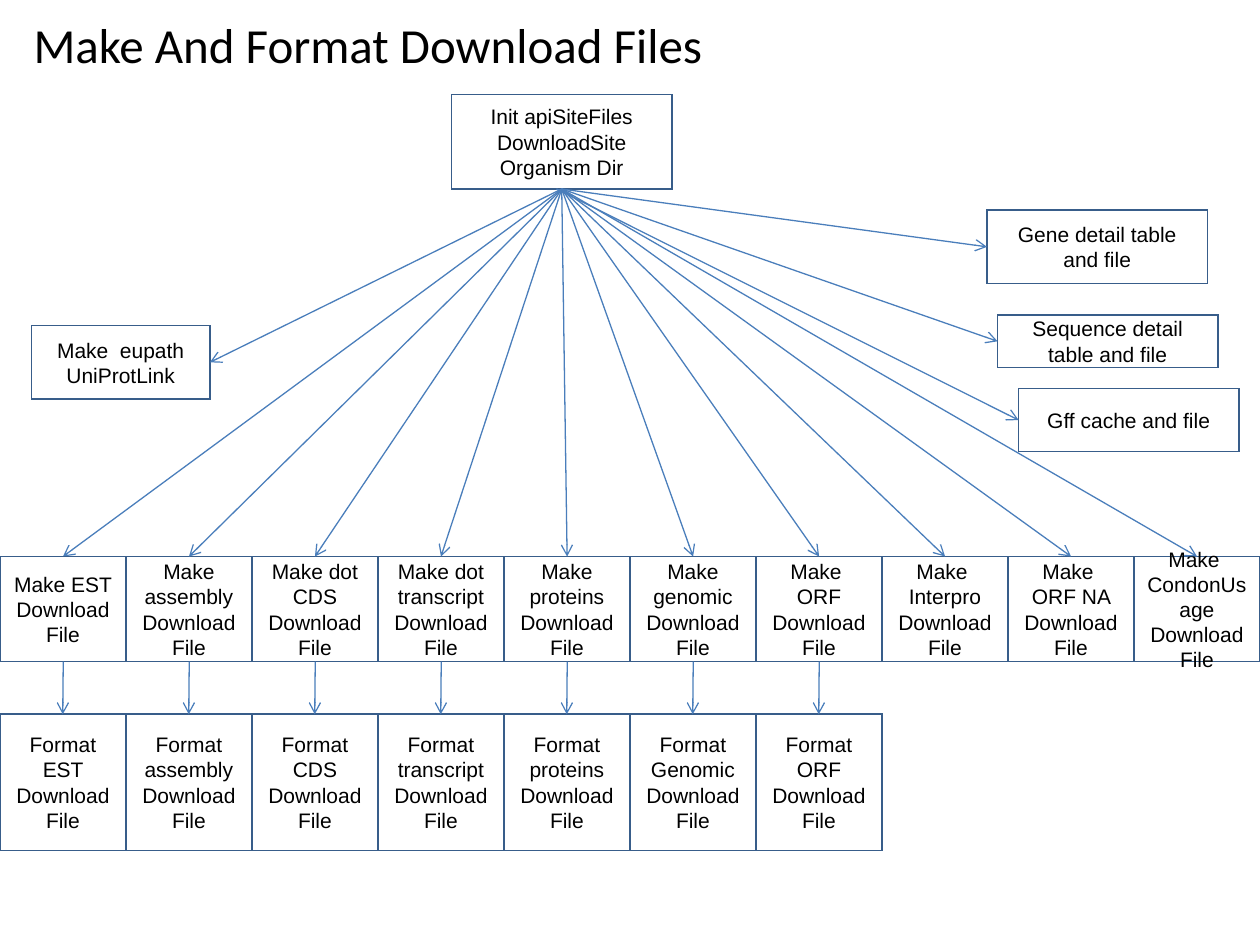
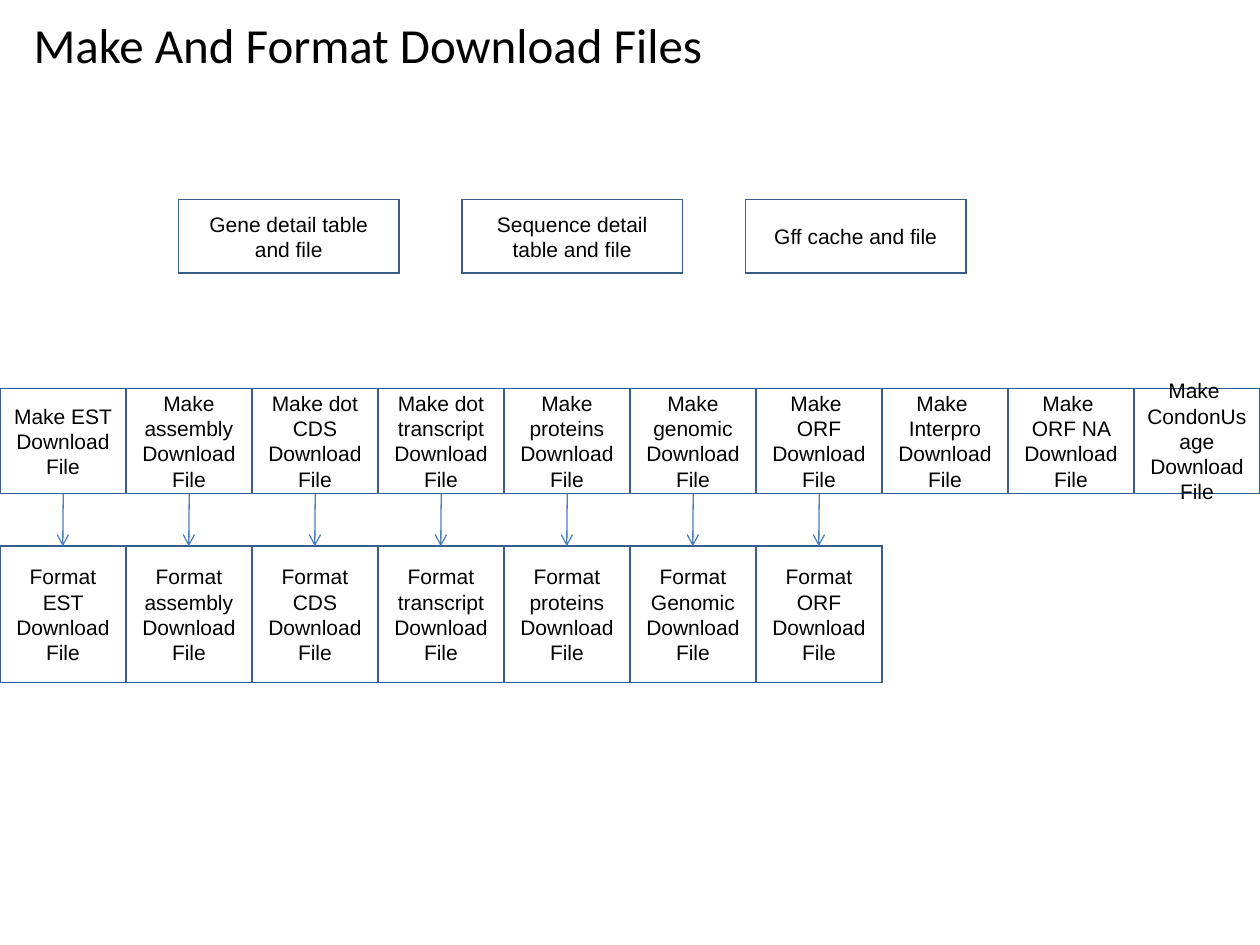
Before and after one commit to VEuPathDB/ApiCommonWorkflow, a slide deck: slide 36 of Main/doc/IntegratedWorkflow.ppt (slide 35 before the commit). Drawn at 1260x945 pixels with LibreOffice and Linux fonts; fonts in the diff are those of the drawing. Boxes give left, top, right and bottom in pixels: in the first picture for what was removed or moved away, otherwise in the second. Text is boxed around its words. In the diff, an @@ line names an element or a change of style, - is before the commit and + after.

```diff
--- a/Main/doc/IntegratedWorkflow.ppt
+++ b/Main/doc/IntegratedWorkflow.ppt
@@ rectangle removed at [451, 94, 672, 189] @@
-Init apiSiteFiles DownloadSite Organism Dir
@@ arrow removed from (562, 189) to (63, 557) @@
@@ rectangle "Gene detail table and file": place and size @@
-rectangle "Gene detail table and file" at [987, 210, 1207, 284]
+rectangle "Gene detail table and file" at [179, 199, 399, 272]
@@ arrow removed from (562, 189) to (189, 557) @@
@@ arrow removed from (562, 189) to (210, 363) @@
@@ arrow removed from (562, 189) to (315, 557) @@
@@ arrow removed from (562, 189) to (441, 557) @@
@@ rectangle "Sequence detail table and file": place and size @@
-rectangle "Sequence detail table and file" at [998, 315, 1218, 368]
+rectangle "Sequence detail table and file" at [462, 199, 683, 272]
@@ arrow removed from (557, 189) to (1018, 420) @@
@@ arrow removed from (562, 189) to (567, 557) @@
@@ arrow removed from (562, 189) to (693, 557) @@
@@ arrow removed from (562, 189) to (819, 557) @@
@@ arrow removed from (562, 189) to (945, 557) @@
@@ arrow removed from (562, 189) to (1071, 557) @@
@@ arrow removed from (562, 189) to (1197, 557) @@
@@ arrow removed from (562, 189) to (987, 247) @@
@@ arrow removed from (562, 189) to (998, 341) @@
@@ rectangle "Gff cache and file": place and size @@
-rectangle "Gff cache and file" at [1018, 388, 1239, 451]
+rectangle "Gff cache and file" at [746, 199, 966, 272]
@@ rectangle removed at [32, 325, 210, 398] @@
-Make eupath
-UniProtLink
@@ 17 rectangles, 7 arrows: place and size @@
-17 rectangles, 7 arrows at [0, 557, 1260, 850]
+17 rectangles, 7 arrows at [0, 388, 1260, 682]
```
Also in this commit, not shown: 8 other slides changed, 2 slides added, 1 slide removed.
